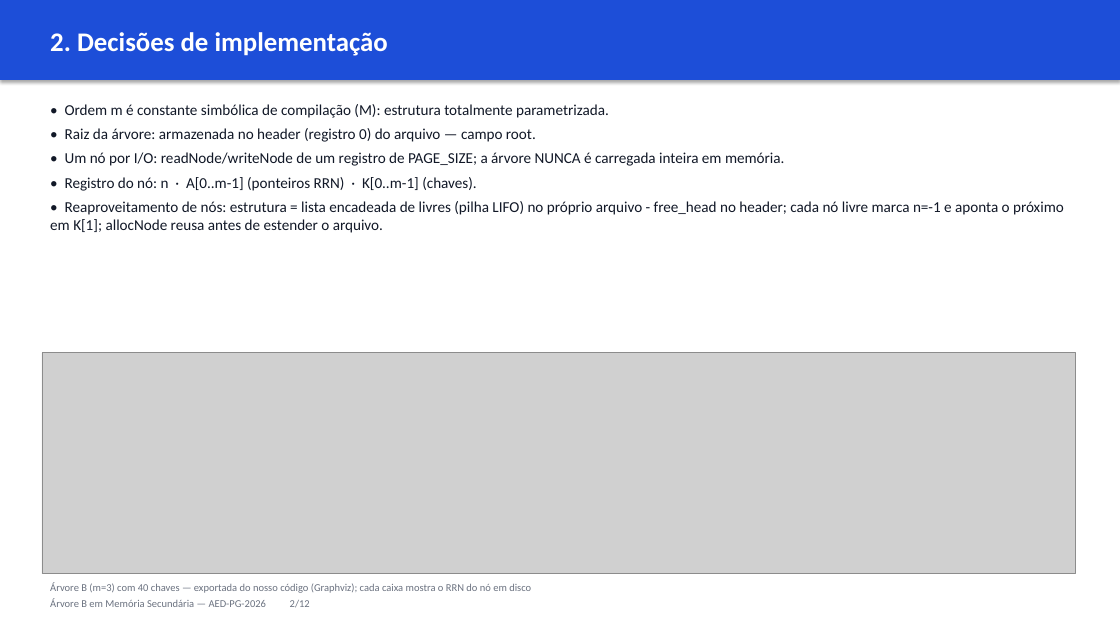
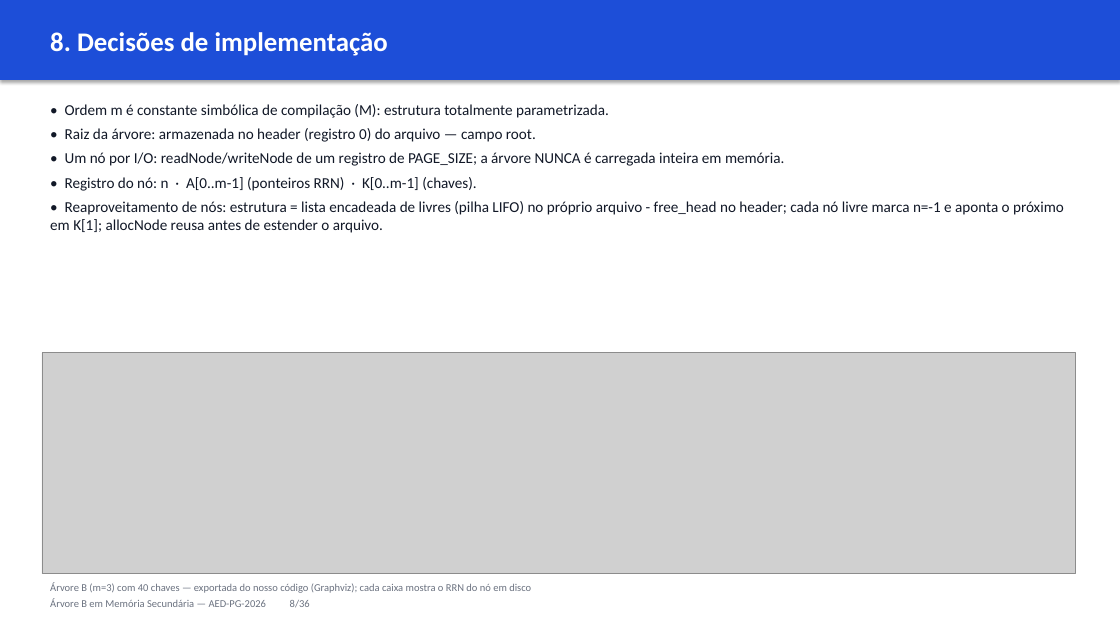
Before and after one commit to cassiotakarada/btree, a slide deck: slide 8 of apresentacao/APRESENTACAO.pptx (slide 2 before the commit). Drawn at 1120x630 pixels with LibreOffice and Linux fonts; fonts in the diff are those of the drawing; grey boxes stand for pictures. Boxes give left, top, right and bottom in pixels: in the first picture for what was removed or moved away, otherwise in the second. Text is boxed around its words. In the diff, an @@ line names an element or a change of style, - is before the commit and + after.

```diff
--- a/apresentacao/APRESENTACAO.pptx
+++ b/apresentacao/APRESENTACAO.pptx
@@ text at [50, 32, 388, 56]: text changed @@
-2. Decisões de implementação
+8. Decisões de implementação
@@ text at [50, 599, 310, 608]: text changed @@
-Árvore B em Memória Secundária — AED-PG-2026 2/12
+Árvore B em Memória Secundária — AED-PG-2026 8/36
```
Also in this commit, not shown: 10 other slides changed, 24 slides added, 25 other files.
